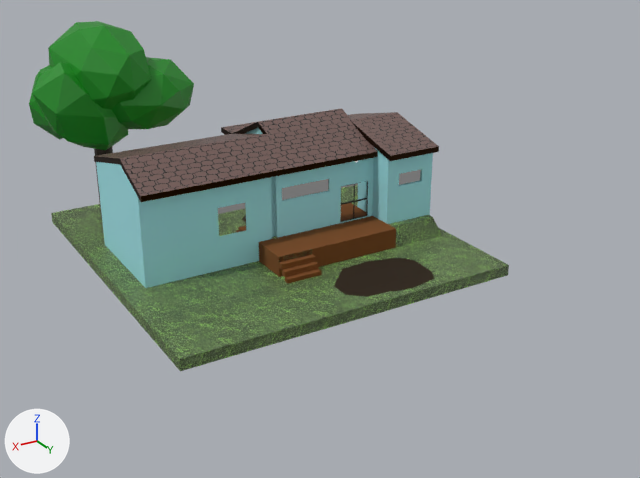
The glTF model Gangsta Wizards/Main/BUILDINGS/Residential/R-3/Orson.glb: old version first, new version second.
Before and after are seen from a 50 mm camera at (26.3, 47.2, 20.1) aimed at (4.4, 10.8, 1.9). The axes (+X, +Y, +Z) are drawn at lower left. The lights are the same throughout. The picture after the commit comes second. Where no turn or scale is listed for an object, it has been applied to the vertices. Vertices at exactly the same position are counted once.

In view in the first picture: 'Auto Door', 'Deck', 'Ext Walls', 'Ground', 'Leaves', 'Roof', 'Staircol.001', 'Windows' and 2 more.
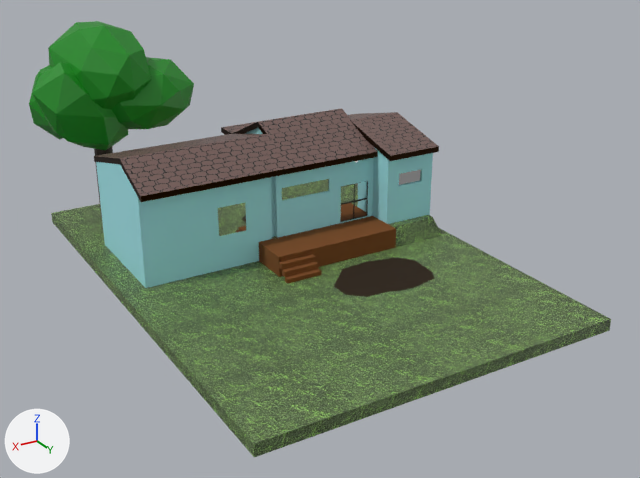
Pixel boxes (x1, y1, x2, y2) of what changed, in the pictures (640 x 478 px):
'Ground', reshaped (22% wider, 51% taller)
    before: (51, 204, 509, 371)
    after: (51, 204, 611, 457)
part 1 of me_cube, built on
    before: (179, 265, 509, 371)
    after: (179, 265, 611, 457)
part 2 of me_cube, surface changed
    both: (52, 204, 508, 370)

What changed in the scene script:
```text
Change me_cube:
    used by ob_ground; location = (-4.01, -3.98, 0.0)
    remove me_cube.from_pydata(...)  # 120 vertices, 235 faces; spans x -0.3..18.4, y -0.3..19.7, z -0.3..1.4
    add me_cube.from_pydata(...)  # 128 vertices, 251 faces; spans x -0.3..18.4, y -0.3..26.7, z -0.3..1.4
    me_cube part 1
    6 faces are deleted
    8 new vertices lie (0.0, 7.0, 0.0) away from vertices in x -0.3..18.4, y 19.7, z -0.3..0.3
    22 new faces join them, mat_grass (picture img_grass)
    me_cube part 2: 229 kept faces spanning x -0.3..18.4, y -0.3..19.7, z -0.3..1.4 get new texture (UV) coordinates
```
